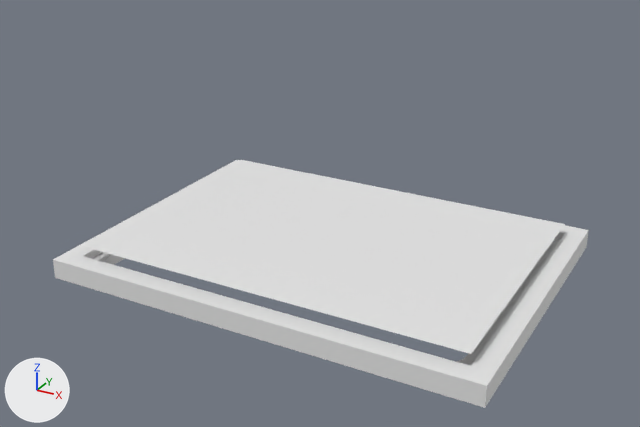
A saved change to the Blender file ComiCards.blend.
Rendered twice from a 50 mm camera at (95.4, -178.8, 94.7) aimed at (-0.3, -4.8, 7.7). Every picture has the same lights, and +X, +Y and +Z are marked at lower left. The same objects are shown in both versions, whatever each file hides.

Objects in the first picture: '2- MidPlate', '3- BotPlate', 'Card'.
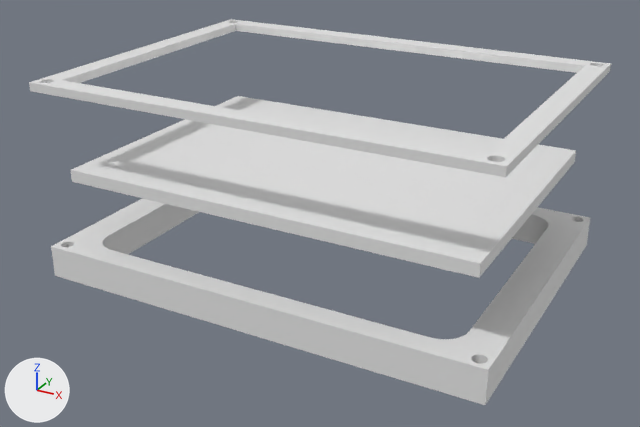
Where the change shows, as pixel boxes [x1, y1, x2, y2] in the pictures (640 x 427 px):
'Card', moved, rescaled (6% shorter)
    before: [83, 160, 565, 354]
    after: [71, 96, 576, 278]
'3- BotPlate', moved, rescaled
    before: [54, 238, 588, 408]
    after: [51, 198, 590, 405]
'2- MidPlate', moved
    before: [53, 160, 589, 395]
    after: [29, 19, 611, 177]

The change, as a list of edits to the scene's bpy script:
```text
Change ob_card:
    ob_card.location: (0.0, 0.0, 0.0) -> (0.0, 0.0, 18.6)
    ob_card.scale: (1.0, 0.7, 0.001) -> (1.01, 0.71, 0.03)
Change ob_2__midplate:
    ob_2__midplate.location: (0.0, 0.0, -5.6) -> (0.0, 0.0, 38.7)
Change ob_3__botplate:
    ob_3__botplate.location: (0.0, 0.0, -6.1) -> (0.0, 0.0, -3.0)
    ob_3__botplate.scale: (1.0, 1.0, 1.5) -> (1.0, 1.0, 4.0)
```
